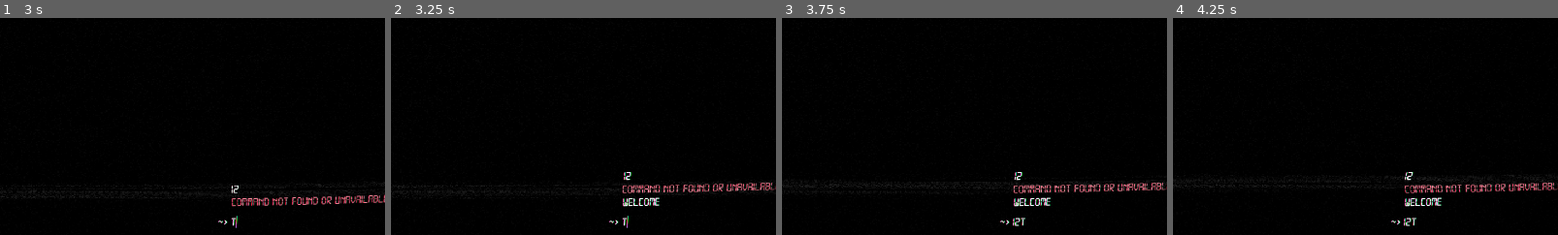
Above: before the commit, frames 1-4 (left to right).
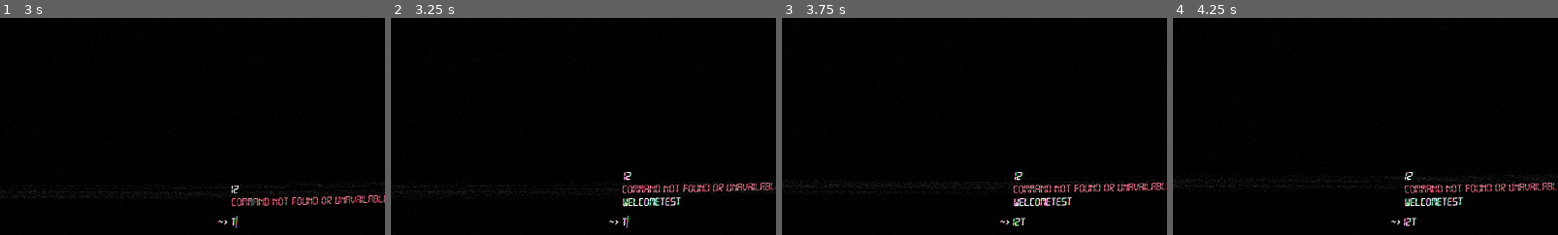
Above: after the commit, the same moments.

Repository: jwikiera/ggj23_root
Game: Godot game, scene res://Scenes/MainScene.tscn
Two runs of this game, one before a commit and one after it. Both use one fixed random seed, a clock stepped at 60 frames per second and the inputs below.
Inputs (mouse positions are % of the whole screen's width and height, from its top left):
- Up to frame 1 (3 s): click (88, 98) at 0.52 s; type "12" at 0.6 s; tap Enter at 1.25 s; move the mouse to (72, 45) at 1.27 s; hold Keypad 6 (num_right) 1.28-2.03 s; tap Tab (tabkey) at 1.35, 2.85 s; click (72, 45) at 1.42 s; move the mouse to (30, 55) at 2.02 s; hold Down (console_down) 2.03-2.78 s; tap T at 2.1 s; move the mouse to (60, 28) at 2.77 s; hold Keypad 6 (num_right) from 2.78 s (still down)
- Up to frame 2 (3.25 s): keep holding Keypad 6 (num_right)
- Up to frame 3 (3.75 s): move the mouse to (45, 70) at 3.52 s; release Keypad 6 (num_right) at 3.53 s; hold Up (console_up) from 3.53 s (still down); tap T at 3.6 s; click (45, 70) at 3.67 s
- Up to frame 4 (4.25 s): keep holding Up (console_up)
The pictures show only the part of the screen within x 42-92%, y 50-100%; the shares and areas given below are measured in that part.

Frame 1 is identical in both runs. In frame 2, 0.1% of the frame differs, in the area x 69-76%, y 82-87%; in frame 3, 0.1%; in frame 4, 0.1%.

Commit message:
test commit

Diff:
--- a/godot_project/Scripts/MainScene.gd
+++ b/godot_project/Scripts/MainScene.gd
@@ -5,7 +5,7 @@
 func print_welcome():
 	yield(get_tree().create_timer(3.0), "timeout")
 	if not Globals.has_greeted:
-		Globals.console.send_log("Welcome")
+		Globals.console.send_log("WelcomeTest")
 	yield(get_tree().create_timer(2.0), "timeout")
 	if not Globals.has_greeted:
 		Globals.console.send_log("CYAN:You are at your own 'help'")
